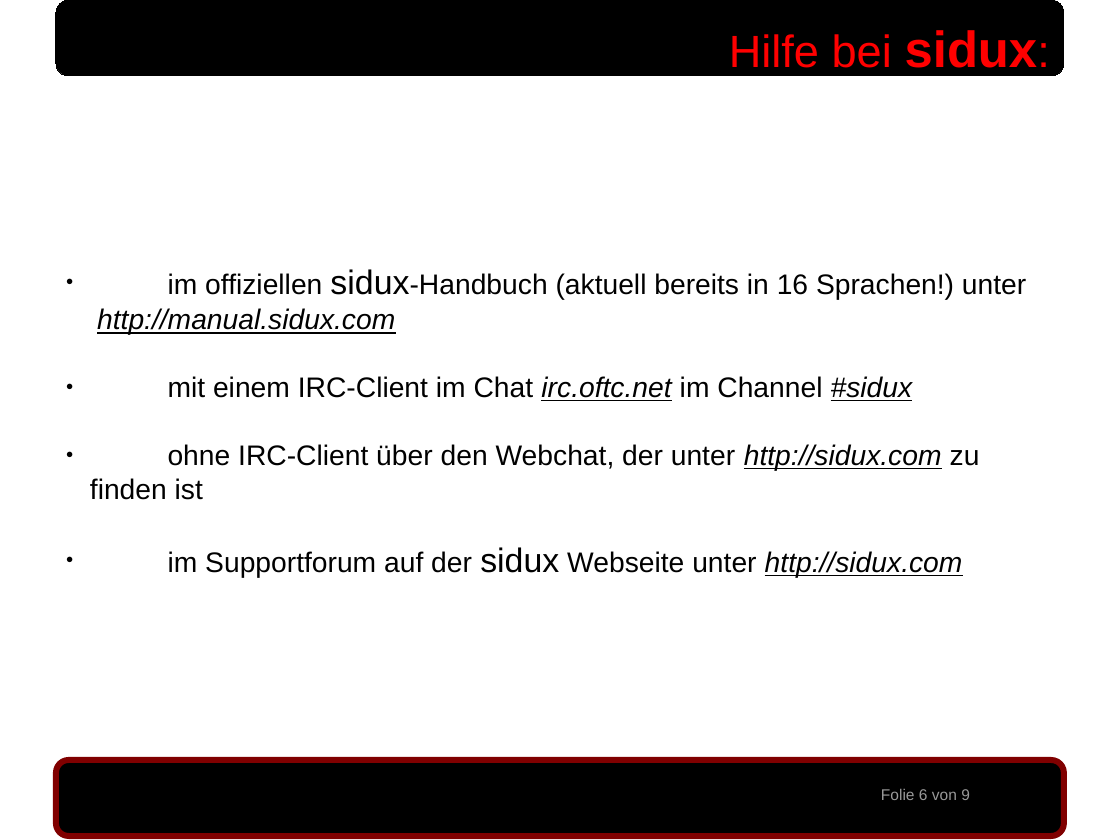
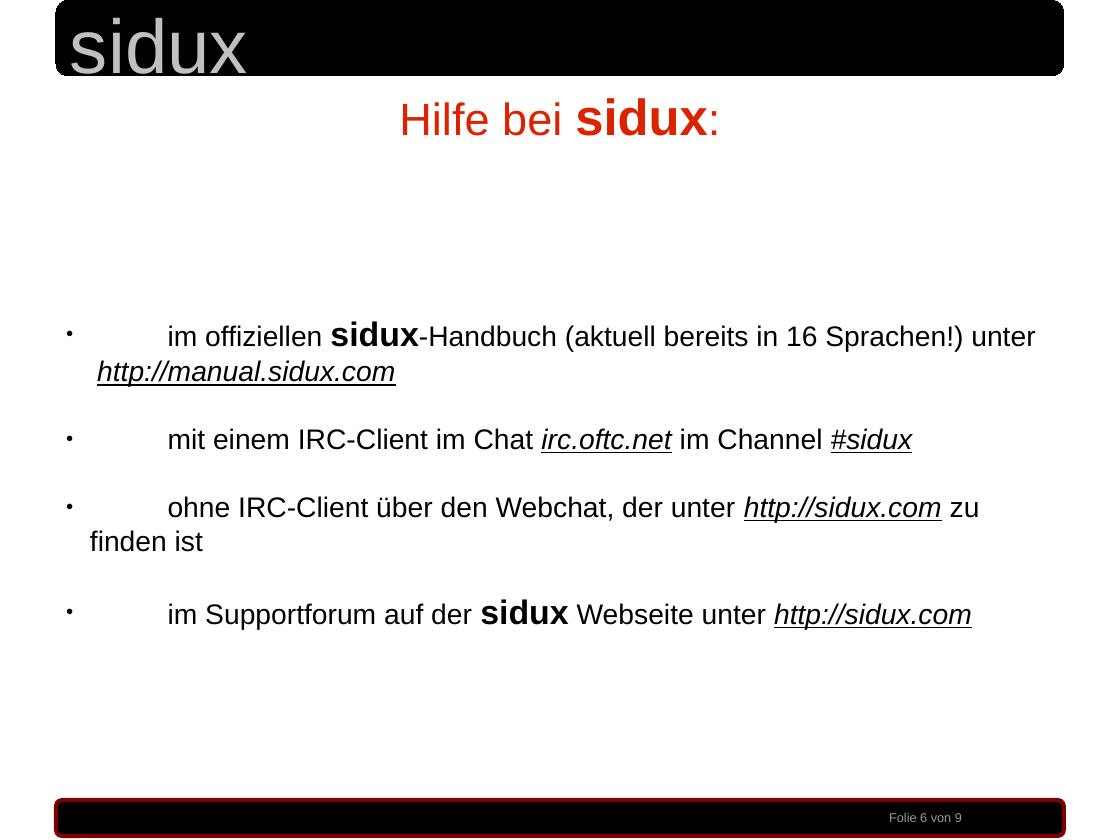
Before and after one commit to sidux-ev/praesentation, a slide deck: slide 6 of bin/sigint2010_koeln.odp. Drawn at 1120x840 pixels with LibreOffice and Linux fonts; fonts in the diff are those of the drawing; background and template pictures are left out. Boxes give left, top, right and bottom in pixels: in the first picture for what was removed or moved away, otherwise in the second. Text is boxed around its words. In the diff, an @@ line names an element or a change of style, - is before the commit and + after.

Commit message:
v0.5 odp und pdf (aenderung layout)

```diff
--- a/bin/sigint2010_koeln.odp
+++ b/bin/sigint2010_koeln.odp
@@ text added at [70,17,248,87], 54 pt, text #C0C0C0 @@
+sidux
@@ text "Hilfe bei sidux:": place and size @@
-text "Hilfe bei sidux:" at [729,30,1038,78]
+text "Hilfe bei sidux:" at [399,98,708,136]
@@ text "Hilfe bei sidux:" at [399,98,708,136]: text colour #FF0000 to #DC2300; alignment right to centre @@
@@ text "im offiziellen sidux-Handbuch (aktuell bereits ...": place and size @@
-text "im offiziellen sidux-Handbuch (aktuell bereits ..." at [90,269,1026,578]
+text "im offiziellen sidux-Handbuch (aktuell bereits ..." at [90,321,1035,630]
@@ text at [97,321,1035,630]: bold on in "sidux-Handbuch", "sidux" @@
@@ rounded rectangle: place and size @@
-rounded rectangle at [56,760,1064,836]
+rounded rectangle at [56,800,1064,835]
@@ rounded rectangle at [56,800,1064,835]: outline #800000 4.25 pt to #800000 2.83 pt @@
@@ text: place and size @@
-text at [881,789,970,800]
+text at [889,813,962,822]
@@ text at [889,813,962,822]: size 11 to 9 pt @@
```
Also in this commit, not shown: 8 other slides changed, 2 other files.
